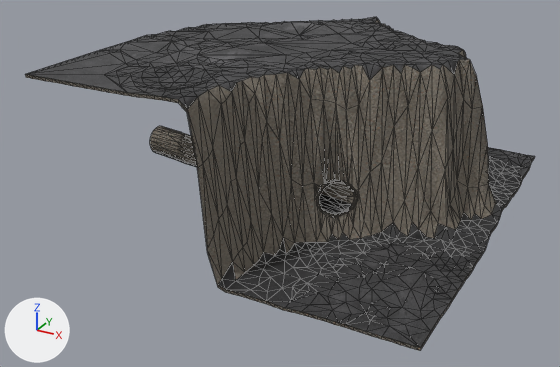
A saved change to the glTF model content/props/lunar-rift-chunk-5_lod1.glb.
Rendered twice from a 50 mm lens placed at (168.0, -339.0, 169.0), pointed at (-9.0, -17.0, 8.0). The axes (+X, +Y, +Z) are drawn at lower left. The lights are the same throughout. The first picture is the older version. Mesh edges are drawn as thin lines. Vertices at exactly the same position are counted once.

In view in the first picture: 'LOD1_TERRAIN_5'.
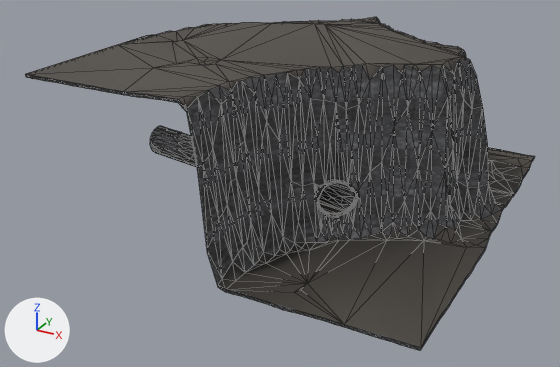
What differs and where, as boxes (x1, y1, x2, y2) in the pictures (560 x 367 px):
'LOD1_TERRAIN_5', surface changed, reshaped
    both: (25, 17, 535, 351)
part 1 of me_lod1_terrain_5, reshaped
    before: (27, 17, 533, 350)
    after: (150, 21, 463, 324)
part 2 of me_lod1_terrain_5, surface changed
    both: (32, 20, 520, 351)
part 3 of me_lod1_terrain_5, recoloured
    both: (233, 262, 245, 280)

Edits to the bpy script that builds the scene:
```text
Add img_cliff_side_nor_1k:
    img_cliff_side_nor_1k = load_image('cliff_side_nor_1k', 'textures/game/cliff_side_nor_1k_24bcf83ec5cd.jpg', 1024, 1024, 'Non-Color')
Add img_cliff_side_diff_1k:
    img_cliff_side_diff_1k = load_image('cliff_side_diff_1k', 'textures/game/cliff_side_diff_1k_201fe54947b7.jpg', 1024, 1024, 'sRGB')
Add img_cliff_side_ao_1k_cliff_side_rough_1k:
    img_cliff_side_ao_1k_cliff_side_rough_1k = load_image('cliff_side_ao_1k-cliff_side_rough_1k', 'textures/game/cliff_side_ao_1k-cliff_side_rough_1k_1fd93fd83d64.jpg', 1024, 1024, 'Non-Color')
Change mat_rift_wall:
    remove # nodes: BsdfPrincipled, Math, Mix, NormalMap, OutputMaterial, SeparateColor, TexImage x3, VertexColor
    remove # uses the picture img_gray_rocks_ao_1k_gray_rocks_rough_1k
    remove # uses the picture img_gray_rocks_diff_1k
    remove # uses the picture img_gray_rocks_nor_1k
    nodes: BsdfPrincipled, Math, Mix x2, NormalMap, OutputMaterial, SeparateColor, TexImage x3, VertexColor
    colours: light grey #c5c7cd, mixed with the vertex colours
    uses the picture img_cliff_side_ao_1k_cliff_side_rough_1k
    uses the picture img_cliff_side_diff_1k
    uses the picture img_cliff_side_nor_1k
Change me_lod1_terrain_5:
    used by ob_lod1_terrain_5; location = (0.0, 0.0, 0.0)
    remove me_lod1_terrain_5.from_pydata(...)  # 1719 vertices, 2968 faces; spans x -97.0..96.0, y -96.0..97.0, z -11.0..75.0
    add me_lod1_terrain_5.from_pydata(...)  # 1195 vertices, 1962 faces; spans x -97.0..96.0, y -96.0..97.0, z -11.0..75.0
    me_lod1_terrain_5 part 1: 1 vertex moved from x -25.0, y -10.0, z 10.0 to x -28.0, y -9.0, z 10.0; 560 vertices removed from x -96.0..96.0, y -96.0..96.0, z -10.0..75.0; 73 vertices added at x -96.0..55.0, y -84.0..62.0, z -8.0..74.0
    me_lod1_terrain_5 part 2: 1217 kept faces spanning x -97.0..96.0, y -96.0..97.0, z -11.0..75.0 get new texture (UV) coordinates
    me_lod1_terrain_5 part 3: 9 faces spanning x -89.0..84.0, y -88.0..84.0, z -8.0..74.0 switch from mat_rift_wall to mat_rift_floor
    other edits to the shape of me_lod1_terrain_5 do not show in these pictures
```
